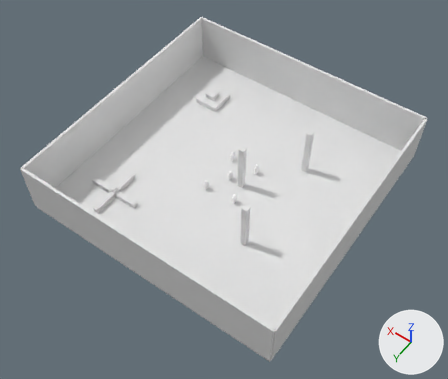
An edit to the Blender file Resources/level/level.blend, drawn before and after from the same camera.
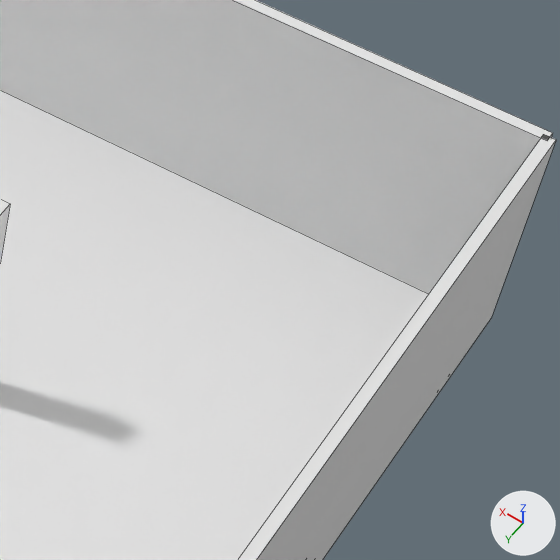
The first picture shows the older version from a 50 mm camera at (-82.3, 119.2, 178.9) aimed at (-2.4, 7.4, 3.2). The close-ups show both versions on the part from 70% to 96% of the width and 24% to 54% of the height of that picture; other places that the commit changed are outside them. Arrows for +X, +Y and +Z are at lower right; the lights stay in place. The close-ups show mesh edges as thin lines.

The older version as bpy lines, for what is in view:
```python
me_cube = bpy.data.meshes.new('Cube')
me_cube.from_pydata(...)  # a box spanning x -1.0..1.0, y -1.0..1.0, z -1.0..1.0
me_cube.materials.append(mat_material)  # white #e7e7e7
me_cube_013 = bpy.data.meshes.new('Cube.013')
me_cube_013.from_pydata(...)  # a box spanning x -1.0..1.0, y -1.0..1.0, z -1.0..1.0
me_cube_013.materials.append(mat_material_013)  # white #e7e7e7
me_cube_015 = bpy.data.meshes.new('Cube.015')
me_cube_015.from_pydata(...)  # a box spanning x -1.0..1.0, y -1.0..1.0, z -1.0..1.0
me_cube_015.materials.append(mat_material_015)  # white #e7e7e7
ob_cube = bpy.data.objects.new('Cube', me_cube)
ob_cube.location = (0.0, -50.0, 10.0)
ob_cube.scale = (50.0, 0.5, 10.0)
ob_cube_013 = bpy.data.objects.new('Cube.013', me_cube_013)
ob_cube_013.location = (0.0, 0.0, -1.0)
ob_cube_013.scale = (50.0, 50.0, 1.0)
ob_cube_015 = bpy.data.objects.new('Cube.015', me_cube_015)
ob_cube_015.location = (-50.0, 0.0, 10.0)
ob_cube_015.scale = (0.5, 50.0, 10.0)
```
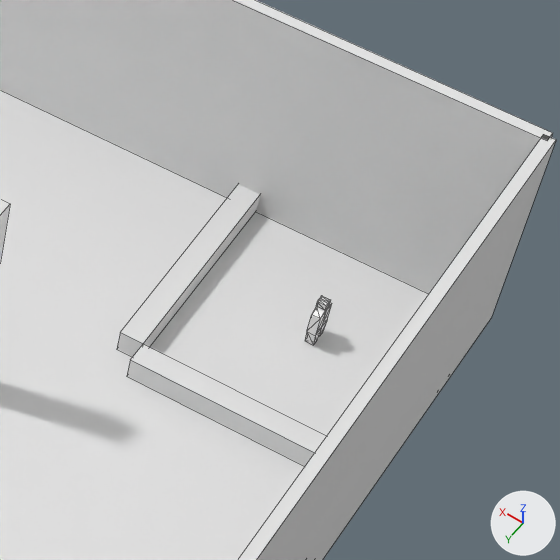
The change, as a diff of the scene's bpy script:
```diff
--- a/Resources/level/level.blend.py
+++ b/Resources/level/level.blend.py
@@ img_playertex_png_005 @@
+img_playertex_png_005 = load_image('playerTex.png.005', '../player/playerTex.png', 1, 1, 'sRGB')
@@ mat_material_027 @@
+mat_material_027 = principled_material('Material.027')
+mat_material_027.texture = img_playertex_png_005
+mat_material_027.roughness = 0.4
@@ mat_material_025 @@
+mat_material_025 = principled_material('Material.025')
+mat_material_025.base_color = (0.8, 0.8, 0.8)  # white #e7e7e7
+mat_material_025.roughness = 0.4
@@ mat_material_024 @@
+mat_material_024 = principled_material('Material.024')
+mat_material_024.base_color = (0.8, 0.8, 0.8)  # white #e7e7e7
+mat_material_024.roughness = 0.4
@@ me_cube_023 @@
+me_cube_023.from_pydata(...)  # 44 vertices, 84 faces; spans x -0.39..0.39, y 0.14..4.5, z -1.0..1.0
+me_cube_023.materials.append(mat_material_027)  # picture img_playertex_png_005
@@ me_cube_011 @@
+me_cube_011.from_pydata(...)  # a box spanning x -1.0..1.0, y -1.0..1.0, z -1.0..1.0
+me_cube_011.materials.append(mat_material_025)  # white #e7e7e7
@@ me_cube_010 @@
+me_cube_010.from_pydata(...)  # a box spanning x -1.0..1.0, y -1.0..1.0, z -1.0..1.0
+me_cube_010.materials.append(mat_material_024)  # white #e7e7e7
@@ ob_cube_023 @@
+ob_cube_023 = bpy.data.objects.new('Cube.023', me_cube_023)
+ob_cube_023.location = (-40.0, -40.0, 0.0)
+ob_cube_023.rotation_euler = (1.571, 0.0, 0.0)  # degrees (90, 0, 0)
@@ ob_cube_011 @@
+ob_cube_011 = bpy.data.objects.new('Cube.011', me_cube_011)
+ob_cube_011.location = (-29.0, -40.0, 1.0)
+ob_cube_011.scale = (1.0, 10.0, 1.0)
@@ ob_cube_010 @@
+ob_cube_010 = bpy.data.objects.new('Cube.010', me_cube_010)
+ob_cube_010.location = (-40.0, -29.0, 1.0)
+ob_cube_010.scale = (10.0, 1.0, 1.0)
```

Location of each change, [x1, y1, x2, y2] in pixels of the close-ups (560 x 560 px):
'Cube.010', added: after [127, 344, 326, 466]
'Cube.011', added: after [117, 184, 260, 357]
'Cube.023', added: after [305, 296, 332, 345]
